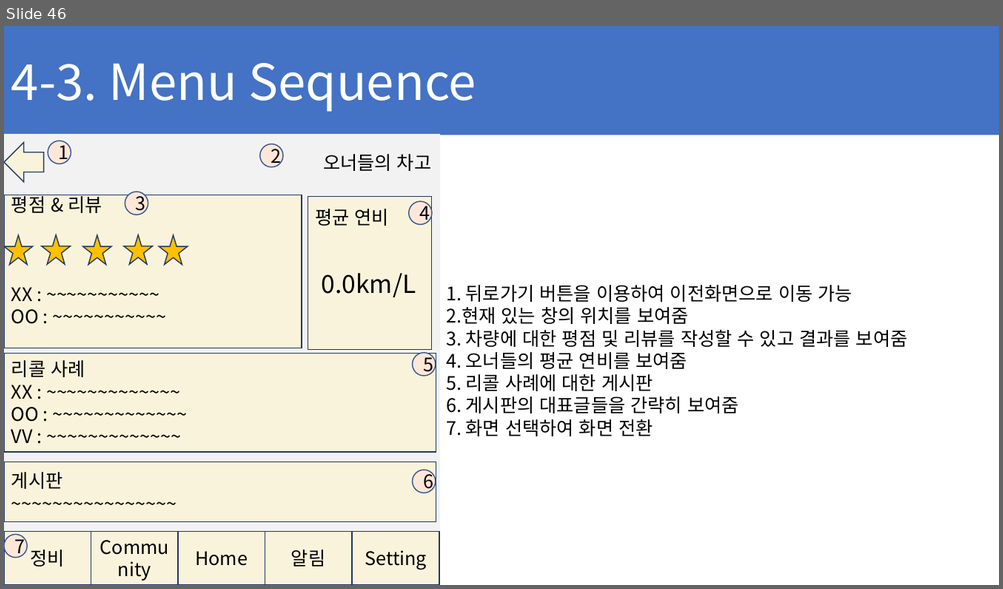
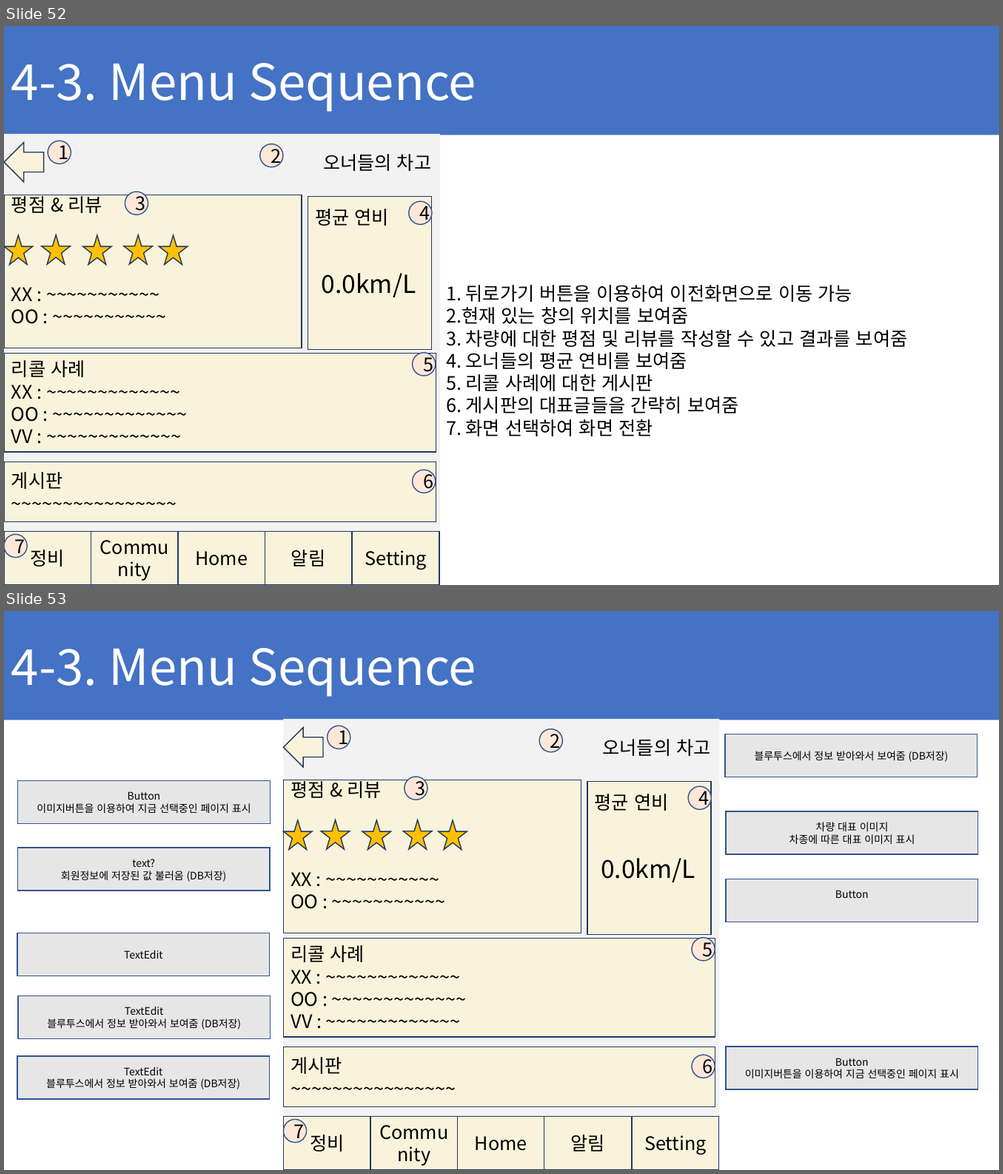
Before and after one commit to ChaeSung-Lee/DJ_InternShip, a slide deck: 2021_Summer/jp.hong/Project_BnC_jph.pptx. Shown one above the other, each under a label of ours: slide 46 before the commit, slides 52 and 53 after it. The pictures are 1003x589 and 1003x1174 pixels, drawn with LibreOffice and Linux fonts; fonts in the diff are those of the drawing. Boxes give left, top, right and bottom in pixels: in the first picture for what was removed or moved away, otherwise in the second. Text is boxed around its words. In the diff, an @@ line names an element or a change of style, - is before the commit and + after.

Commit message:
edit menu_sequence

```diff
--- a/2021_Summer/jp.hong/Project_BnC_jph.pptx
+++ b/2021_Summer/jp.hong/Project_BnC_jph.pptx
@@ slide 53 added at box(4, 611, 999, 1170), background #FFFFFF @@
@@ rectangle added at box(4, 611, 999, 720), fill #4472C4, 48 pt, text #FFFFFF @@
+4-3. Menu Sequence
@@ rectangle added at box(725, 734, 977, 777), fill #E7E6E6, outline #325491 1 pt, 10 pt, text #000000 @@
+블루투스에서 정보 받아와서 보여줌 (DB저장)
@@ rectangle added at box(18, 781, 270, 824), fill #E7E6E6, outline #325491 1 pt, 10 pt, text #000000 @@
+Button
+이미지버튼을 이용하여 지금 선택중인 페이지 표시
@@ ellipse added at box(404, 777, 428, 800), fill #FFE7D8, outline #325491 1 pt, 18 pt, text #000000 @@
+3
@@ ellipse added at box(688, 786, 711, 809), fill #FFE7D8, outline #325491 1 pt, 18 pt, text #000000 @@
+4
@@ rectangle added at box(726, 812, 978, 855), fill #E7E6E6, outline #325491 1 pt, 10 pt, text #000000 @@
+차량 대표 이미지
+차종에 따른 대표 이미지 표시
@@ rectangle added at box(17, 848, 270, 891), fill #E7E6E6, outline #325491 1 pt, 10 pt, text #000000 @@
+text?
+회원정보에 저장된 값 불러옴 (DB저장)
@@ group added at box(283, 719, 719, 1170): 9 rectangles, 5 stars, 4 ellipses, 2 texts, 1 left arrow @@
+정비
+Community
+Home
+알림
+Setting
+평점 & 리뷰
+XX : ~~~~~~~~~~~
+OO : ~~~~~~~~~~~
+리콜 사례
+XX : ~~~~~~~~~~~~~
+OO : ~~~~~~~~~~~~~
+VV : ~~~~~~~~~~~~~
+1
+2
+오너들의 차고
+3
+5
+평균 연비
+0.0km/L
@@ rectangle added at box(726, 880, 978, 923), fill #E7E6E6, outline #325491 1 pt, 10 pt, text #000000 @@
+Button
@@ rectangle added at box(17, 934, 270, 977), fill #E7E6E6, outline #325491 1 pt, 10 pt, text #000000 @@
+TextEdit
@@ rectangle added at box(18, 996, 270, 1039), fill #E7E6E6, outline #325491 1 pt, 10 pt, text #000000 @@
+TextEdit
+블루투스에서 정보 받아와서 보여줌 (DB저장)
@@ rectangle added at box(283, 1048, 715, 1108), fill #FAF3DB, outline #223961 1 pt, 18 pt, text #000000 @@
+게시판
+~~~~~~~~~~~~~~~~
@@ rectangle added at box(726, 1047, 978, 1090), fill #E7E6E6, outline #325491 1 pt, 10 pt, text #000000 @@
+Button
+이미지버튼을 이용하여 지금 선택중인 페이지 표시
@@ rectangle added at box(17, 1056, 270, 1099), fill #E7E6E6, outline #325491 1 pt, 10 pt, text #000000 @@
+TextEdit
+블루투스에서 정보 받아와서 보여줌 (DB저장)
@@ ellipse added at box(692, 1055, 715, 1078), fill #FFE7D8, outline #325491 1 pt, 18 pt, text #000000 @@
+6
@@ ellipse added at box(283, 1120, 306, 1143), fill #FFE7D8, outline #325491 1 pt, 18 pt, text #000000 @@
+7
@@ what was slide 46 is now slide 52 @@
```
Also in this commit, not shown: 2 slides changed, 6 other slides added.
